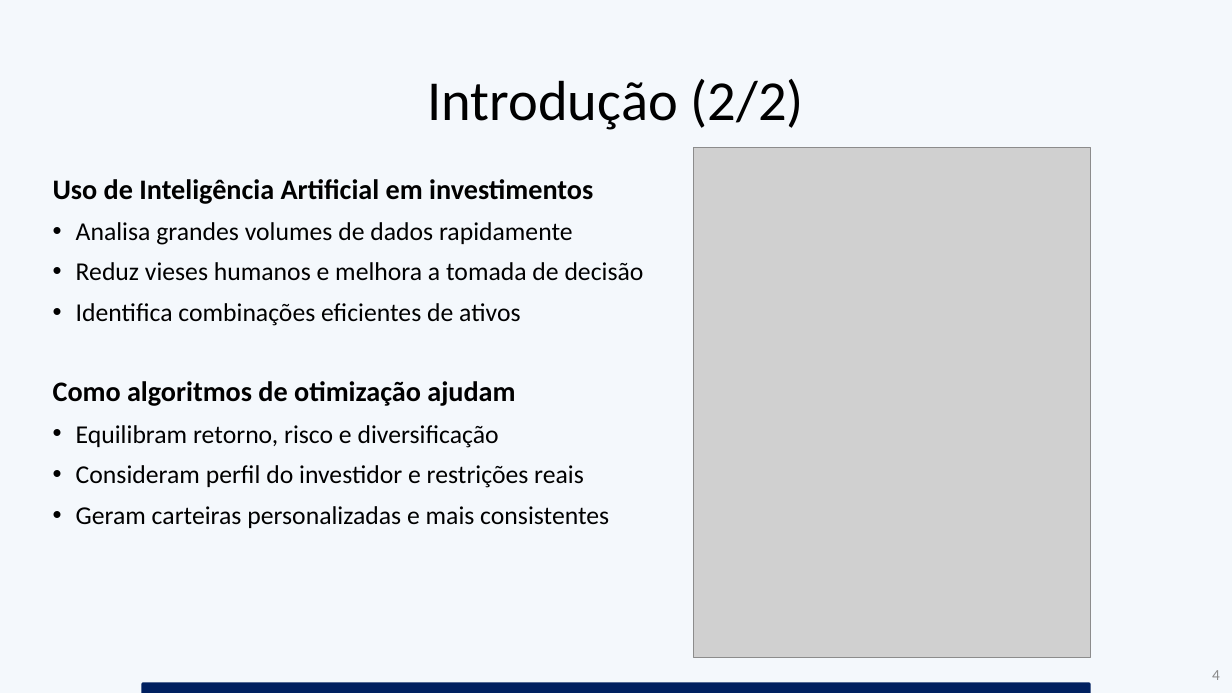
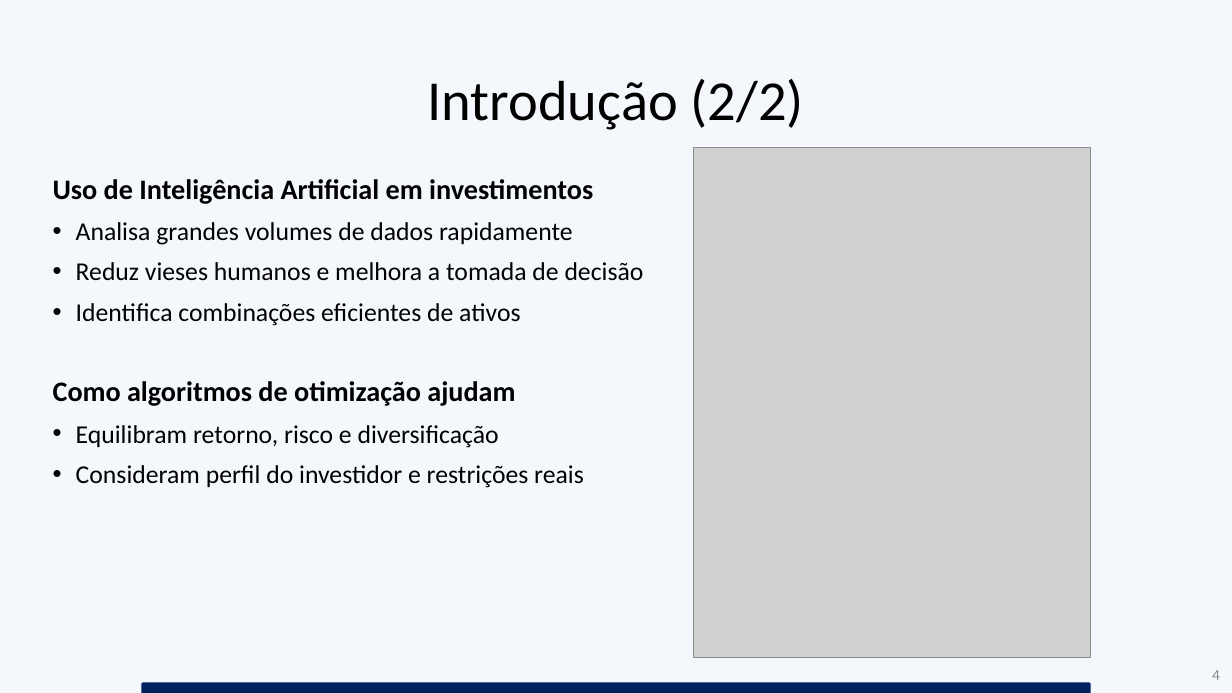
Before and after one commit to brunofvincensi/TCC, a slide deck: slide 4 of TCC_Apresentacao_Alexandre_e_Bruno.pptx. Drawn at 1232x693 pixels with LibreOffice and Linux fonts; fonts in the diff are those of the drawing; grey boxes stand for pictures. Boxes give left, top, right and bottom in pixels: in the first picture for what was removed or moved away, otherwise in the second. Text is boxed around its words. In the diff, an @@ line names an element or a change of style, - is before the commit and + after.

```diff
--- a/TCC_Apresentacao_Alexandre_e_Bruno.pptx
+++ b/TCC_Apresentacao_Alexandre_e_Bruno.pptx
@@ text at box(76, 506, 609, 528): paragraph removed @@
-• Geram carteiras personalizadas e mais consistentes
```
Also in this commit, not shown: 4 other slides changed, 24 slides added, 3 slides removed, 54 other files.
